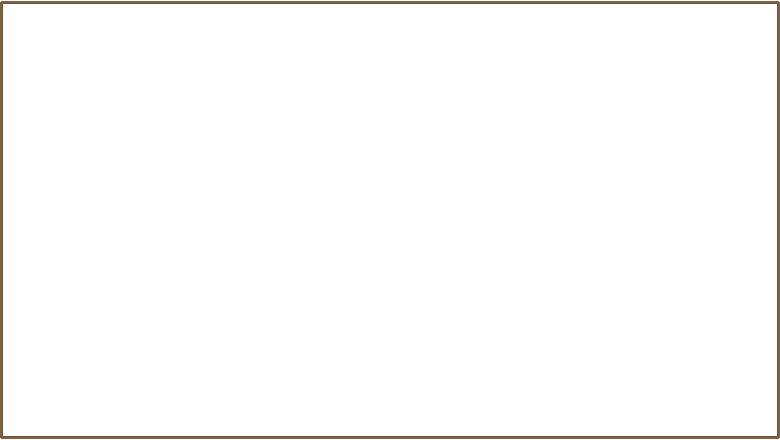
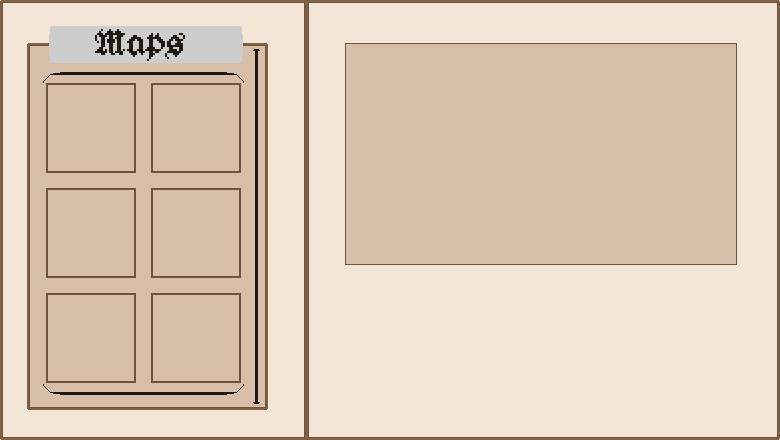
Layered file, before and after one edit (780×440). Changes by layer:
added layer "parryswoosh3 #1" above "Pasted Layer" over box(346, 44, 736, 264)
added layer "Pasted Layer" above "Maps" over box(46, 83, 241, 173)
added layer "Maps" above "Floated Layer" over box(95, 29, 185, 61)
added layer "Floated Layer" (36%) above "parryswoosh3" over box(3, 3, 777, 437)
painted on "parryswoosh3" over box(0, 0, 780, 440)
